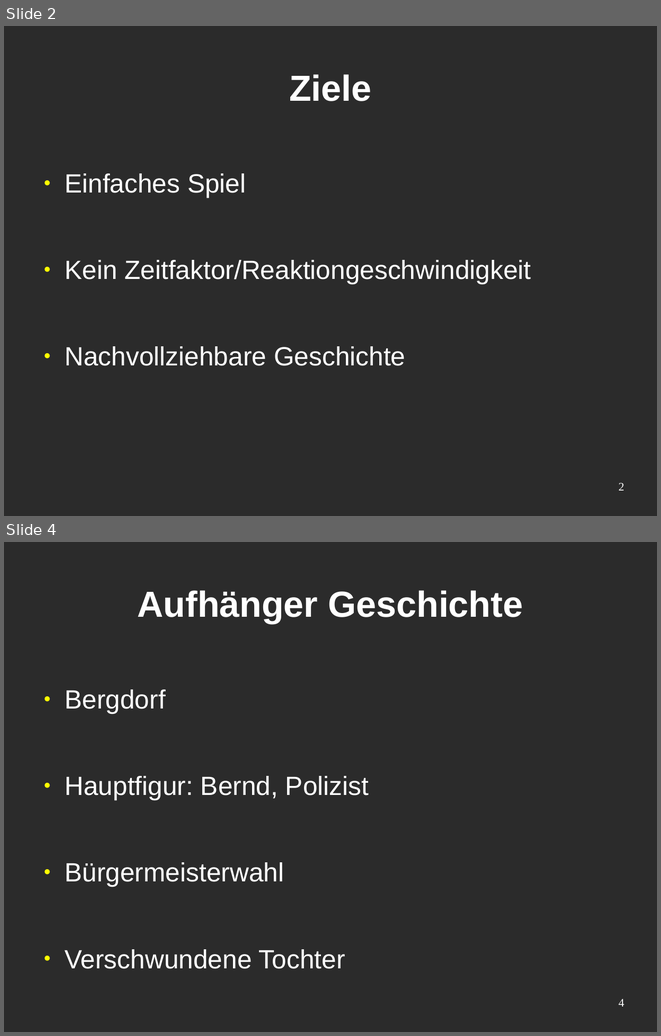
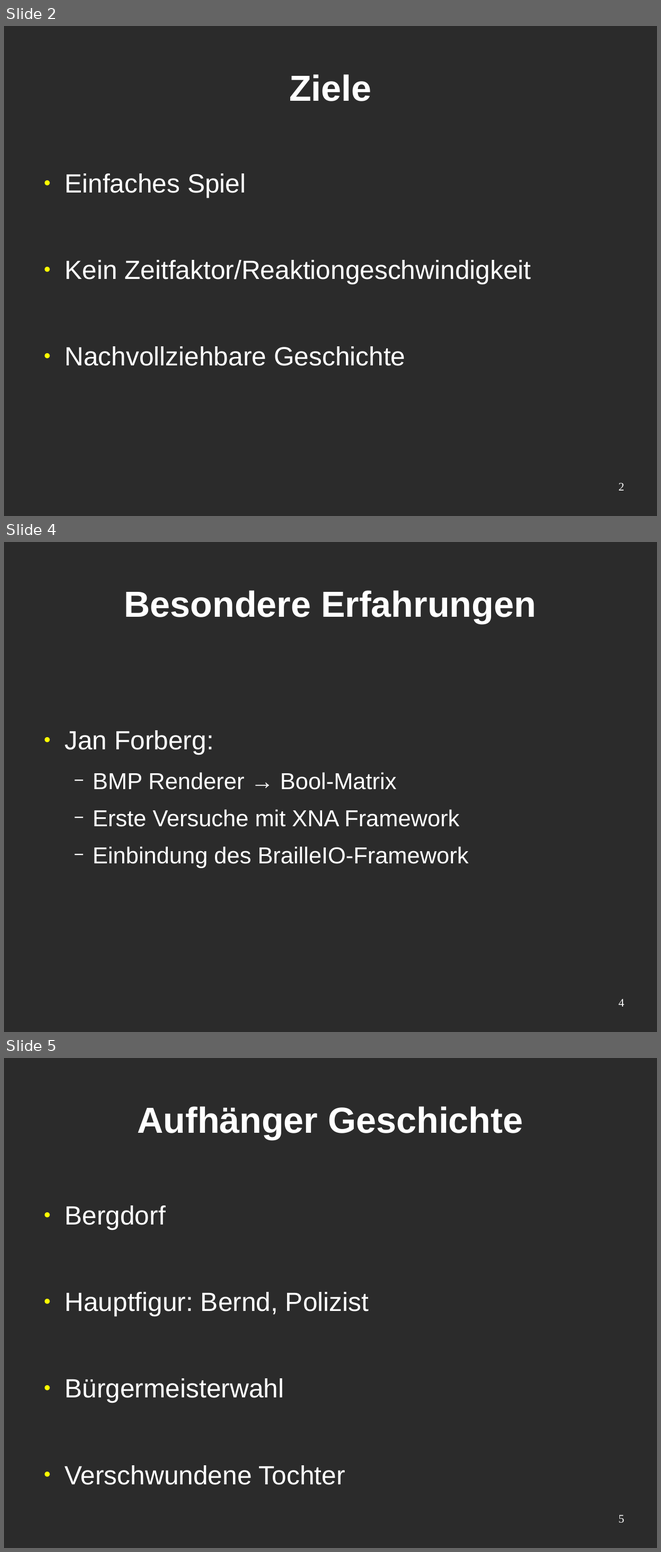
Before and after one commit to holycrab13/TactileGame, a slide deck: präsentation.odp. Shown one above the other, each under a label of ours: slides 2 and 4 before the commit, slides 2, 4 and 5 after it; the slides between them are not shown. The pictures are 661x1036 and 661x1552 pixels, drawn with LibreOffice and Linux fonts; fonts in the diff are those of the drawing; background and template pictures are left out; a plain dark background stands for a picture behind light text. Boxes give left, top, right and bottom in pixels: in the first picture for what was removed or moved away, otherwise in the second. Text is boxed around its words. In the diff, an @@ line names an element or a change of style, - is before the commit and + after.

```diff
--- a/präsentation.odp
+++ b/präsentation.odp
@@ slide 4 added at [4, 542, 657, 1032], background picture (left out) @@
@@ title added at [124, 590, 536, 623], 44 pt, text #FFFFFF, bold @@
+Besondere Erfahrungen
@@ text added at [64, 730, 469, 868], 28 pt, text #FFFFFF @@
+● Jan Forberg:
+  − BMP Renderer → Bool-Matrix
+  − Erste Versuche mit XNA Framework
+  − Einbindung des BrailleIO-Framework
@@ page number added at [618, 998, 624, 1006], 14 pt, text #FFFFFF @@
+4
@@ what was slide 4 is now slide 5 @@
@@ page number at [618, 1514, 624, 1523]: text changed @@
-4
+5
```
Also in this commit, not shown: 7 slides changed, 3 other slides added, 1 slide removed, 1 other file.
